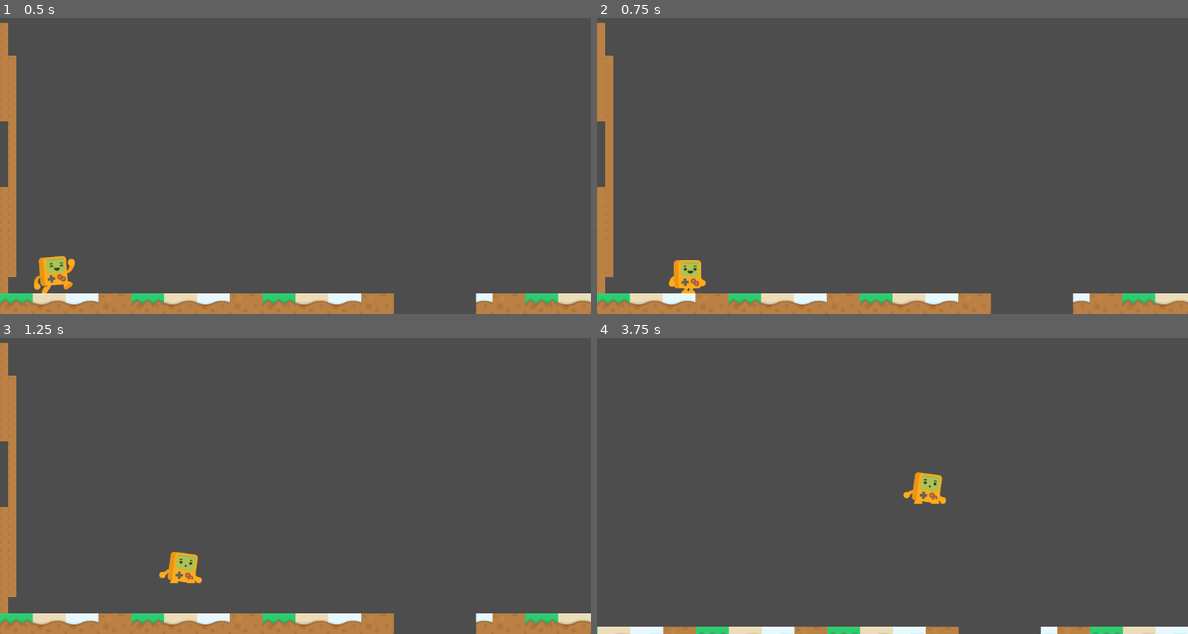
Above: before the commit, frames 1-4 (two rows, left to right).
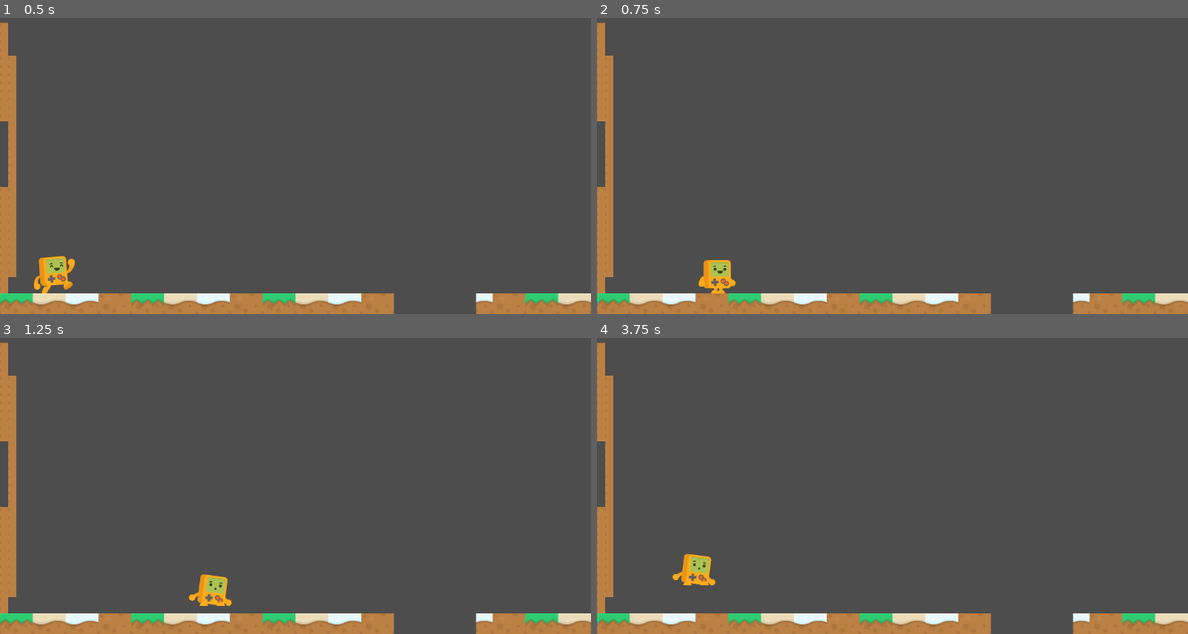
Above: after the commit, the same moments.

Repository: jbduzan/PSGameJam17
Game: Godot game, scene res://scenes/main.tscn
The game is run twice, just before and just after one commit, with the same random seed, the same clock (stepped at 60 frames per second) and the same inputs.
Inputs:
- Up to frame 1 (0.5 s): no input
- Up to frame 2 (0.75 s): tap Enter at 0.5 s; hold Right (ui_right) from 0.53 s (still down); tap Shift (ui_dash, bound only after the commit) at 0.6 s
- Up to frame 3 (1.25 s): keep holding Right (ui_right); tap Space (ui_jump) at 0.77, 0.8, 1.07 s
- Up to frame 4 (3.75 s): tap Space (ui_jump) at 1.35, 1.52, 1.82, 2.3, 3.02, 3.32, 3.6 s; tap Shift (ui_dash, bound only after the commit) at 1.55, 2.1, 2.85 s; release Right (ui_right) at 2.03 s; hold Left (ui_left) 2.03-2.78 s; hold Right (ui_right) from 2.78 s (still down)

Frame 1 is identical in both runs. In frame 2, 1.0% of the frame differs, in the area x 12-24%, y 81-94%; in frame 3, 1.0%; in frame 4, 8.7%, in the area x 0-100%, y 1-100%.

Commit message:
feat: dash

Diff:
--- a/project.godot
+++ b/project.godot
@@ -44,11 +44,23 @@
 , Object(InputEventKey,"resource_local_to_scene":false,"resource_name":"","device":-1,"window_id":0,"alt_pressed":false …(186 unchanged characters)…
 ]
 }
+ui_up={
+"deadzone": 0.5,
+"events": [Object(InputEventKey,"resource_local_to_scene":false,"resource_name":"","device":0,"window_id":0,"alt_pressed":false,"shift_pressed":false,"ctrl_pressed":false,"meta_pressed":false,"pressed":false,"keycode":4194320,"physical_keycode":0,"key_label":0,"unicode":0,"location":0,"echo":false,"script":null)
+, Object(InputEventJoypadButton,"resource_local_to_scene":false,"resource_name":"","device":0,"button_index":11,"pressure":0.0,"pressed":false,"script":null)
+, Object(InputEventJoypadMotion,"resource_local_to_scene":false,"resource_name":"","device":0,"axis":1,"axis_value":-1.0,"script":null)
+, Object(InputEventKey,"resource_local_to_scene":false,"resource_name":"","device":-1,"window_id":0,"alt_pressed":false,"shift_pressed":false,"ctrl_pressed":false,"meta_pressed":false,"pressed":false,"keycode":0,"physical_keycode":87,"key_label":0,"unicode":122,"location":0,"echo":false,"script":null)
+, Object(InputEventKey,"resource_local_to_scene":false,"resource_name":"","device":-1,"window_id":0,"alt_pressed":false,"shift_pressed":false,"ctrl_pressed":false,"meta_pressed":false,"pressed":false,"keycode":0,"physical_keycode":4194320,"key_label":0,"unicode":0,"location":0,"echo":false,"script":null)
+]
+}
 ui_jump={
 "deadzone": 0.5,
 "events": [Object(InputEventKey,"resource_local_to_scene":false,"resource_name":"","device":-1,"window_id":0,"alt_press …(191 unchanged characters)…
-, Object(InputEventKey,"resource_local_to_scene":false,"resource_name":"","device":-1,"window_id":0,"alt_pressed":false,"shift_pressed":false,"ctrl_pressed":false,"meta_pressed":false,"pressed":false,"keycode":0,"physical_keycode":87,"key_label":0,"unicode":122,"location":0,"echo":false,"script":null)
-, Object(InputEventKey,"resource_local_to_scene":false,"resource_name":"","device":-1,"window_id":0,"alt_pressed":false,"shift_pressed":false,"ctrl_pressed":false,"meta_pressed":false,"pressed":false,"keycode":0,"physical_keycode":4194320,"key_label":0,"unicode":0,"location":0,"echo":false,"script":null)
+]
+}
+ui_dash={
+"deadzone": 0.2,
+"events": [Object(InputEventKey,"resource_local_to_scene":false,"resource_name":"","device":-1,"window_id":0,"alt_pressed":false,"shift_pressed":false,"ctrl_pressed":false,"meta_pressed":false,"pressed":false,"keycode":0,"physical_keycode":4194325,"key_label":0,"unicode":0,"location":0,"echo":false,"script":null)
 ]
 }
 
--- a/scripts/player.gd
+++ b/scripts/player.gd
@@ -2,87 +2,37 @@
 
 const SPEED = 350.0 # Base horizontal movement speed
 const GRAVITY = 2000.0 # Gravity when moving upwards
-const JUMP_VELOCITY = -1250.0 # Maximum jump strength
+const JUMP_VELOCITY = -900.0 # Maximum jump strength
 const INPUT_BUFFER_PATIENCE = 0.1 # Input queue patience time
 const COYOTE_TIME = 0.08 # Coyote patience time
-#const ACCELERATION = 1200.0 # Base acceleration
-#const FRICTION = 1400.0 # Base friction
-#const FALL_GRAVITY = 3000.0 # Gravity when falling downwards
-#const FAST_FALL_GRAVITY = 5000.0 # Gravity while holding "fast_fall"
-#const WALL_GRAVITY = 25.0 # Gravity while sliding on a wall
-#const WALL_JUMP_VELOCITY = -700.0 # Maximum wall jump strength
-#const WALL_JUMP_PUSHBACK = 300.0 # Horizontal push strength off walls
-#
-#
-#func _physics_process(delta) -> void:
-	#if !canControl: return
-	#
-	## Get inputs
-	#var horizontal_input := Input.get_axis("ui_left", "ui_right")
-	#var jump_attempted := Input.is_action_just_pressed("ui_jump")
-#
-	## Add the gravity and handle jumping
-	#if jump_attempted or input_buffer.time_left > 0:
-		#if coyote_jump_available: # If jumping on the ground
-			#velocity.y = JUMP_VELOCITY
-			#coyote_jump_available = false
-		#elif is_on_wall() and horizontal_input != 0: # If jumping off a wall
-			#velocity.y = WALL_JUMP_VELOCITY
-			#velocity.x = WALL_JUMP_PUSHBACK * -sign(horizontal_input)
-		#elif jump_attempted: # Queue input buffer if jump was attempted
-			#input_buffer.start()
-#
-	## Shorten jump if jump key is released
-	#if Input.is_action_just_released("ui_jump") and velocity.y < 0:
-		#velocity.y = JUMP_VELOCITY / 4
-#
-	## Apply gravity and reset coyote jump
-	#if is_on_floor():
-		#coyote_jump_available = true
-		#coyote_timer.stop()
-	#else:
-		#if coyote_jump_available:
-			#if coyote_timer.is_stopped():
-				#coyote_timer.start()
-		#velocity.y += get_gravity(horizontal_input) * delta
-#
-	## HYandle horizontal motion and friction
-	#var floor_damping := 1.0 if is_on_floor() else 0.2 # Set floor damping, friction is less when in air
-	#var dash_multiplier := 2 if Input.is_action_pressed("dash") else 1
-	#if horizontal_input:
-		#velocity.x = move_toward(velocity.x, horizontal_input * SPEED * dash_multiplier, ACCELERATION * delta)
-	#else:
-		#velocity.x = move_toward(velocity.x, 0, (FRICTION * delta) * floor_damping)
-#
-	## Apply velocity
-	#move_and_slide()
-#
-### Returns the gravity based on the state of the player
-#func get_gravity(input_dir : float = 0) -> float:
-	#if Input.is_action_pressed("fast_fall"):
-		#return FAST_FALL_GRAVITY
-	#if is_on_wall_only() and velocity.y > 0 and input_dir != 0:
-		#return WALL_GRAVITY
-	#return GRAVITY if velocity.y < 0 else FALL_GRAVITY
-#
-enum States {IDLE, RUNNING, JUMPING, FALLING}
+const DASH_SPEED_X = 900
+const DASH_SPEED_Y = 350
+
+enum States {IDLE, RUNNING, JUMPING, FALLING, DASHING}
 
 var state: States = States.IDLE: set = set_state
 var previousState: States = States.IDLE
+var previousVelocity: Vector2
+var currentGravity = GRAVITY
 
-var input_buffer : Timer # Reference to the input queue timer
-var coyote_timer : Timer # Reference to the coyote timer
+var input_buffer: Timer
+var coyote_timer: Timer
+var dashTimer: Timer
 var coyote_jump_available := true
 #var canControl = true
 #
 func _ready() -> void:
-	# Set up input buffer timer
 	input_buffer = Timer.new()
 	input_buffer.wait_time = INPUT_BUFFER_PATIENCE
 	input_buffer.one_shot = true
 	add_child(input_buffer)
 
-	# Set up coyote timer
+	dashTimer = Timer.new()
+	dashTimer.wait_time = .1
+	dashTimer.one_shot = true
+	add_child(dashTimer)
+	dashTimer.timeout.connect(dash_timeout)
+
 	coyote_timer = Timer.new()
 	coyote_timer.wait_time = COYOTE_TIME
 	coyote_timer.one_shot = true
@@ -92,16 +42,22 @@
 func coyote_timeout() -> void:
 	coyote_jump_available = false
 
+func dash_timeout() -> void:
+	var horizontal_input = Input.get_action_strength("ui_right") - Input.get_action_strength("ui_left")
+
+	if not is_on_floor():
+		state = States.FALLING
+	elif horizontal_input != 0:
+		state = States.RUNNING
+	else:
+		state = States.IDLE
+
+
 func _physics_process(delta):
 	const GROUND_STATES := [States.IDLE, States.RUNNING]
 
 	var horizontal_input = Input.get_action_strength("ui_right") - Input.get_action_strength("ui_left")
-
-	if state in [States.IDLE] and horizontal_input != 0:
-		state = States.RUNNING
-
-	if state in [States.RUNNING] and horizontal_input == 0:
-		state = States.IDLE
+	var vertical_input = Input.get_action_strength("ui_up")
 
 	if Input.is_action_just_pressed("ui_jump"):
 		if state in GROUND_STATES:
@@ -109,16 +65,20 @@
 		else:
 			input_buffer.start()
 
-	velocity.x = horizontal_input * SPEED
-	velocity.y += GRAVITY * delta
+	if Input.is_action_just_pressed("ui_dash") and horizontal_input != 0:
+		state = States.DASHING
 
 	match state:
-		States.RUNNING, States.IDLE:
-			coyote_jump_available = true
-			coyote_timer.stop()
+		States.RUNNING:
+			if horizontal_input == 0:
+				state = States.IDLE
+			else:
+				velocity.x = horizontal_input * SPEED
+				coyote_jump_available = true
+				coyote_timer.stop()
 
-			if input_buffer.time_left > 0:
-				state = States.JUMPING
+				if input_buffer.time_left > 0:
+					state = States.JUMPING
 		States.JUMPING:
 			if coyote_jump_available:
 				velocity.y = JUMP_VELOCITY
@@ -131,14 +91,36 @@
 
 			if Input.is_action_just_released("ui_jump") and velocity.y < 0:
 				velocity.y *= 0.3
+
+			velocity.x = horizontal_input * SPEED
+			velocity.x = lerp(previousVelocity.x, velocity.x, .1)
+		States.DASHING:
+			velocity.y = vertical_input * DASH_SPEED_Y * -1
+			velocity.x = -1 * DASH_SPEED_X if horizontal_input < 0 else 1 * DASH_SPEED_X
 		States.IDLE:
-			velocity = Vector2.ZERO
+			if horizontal_input != 0:
+				state = States.RUNNING
+			else:
+				velocity.x = 0
+				coyote_jump_available = true
+				coyote_timer.stop()
+
+				if input_buffer.time_left > 0:
+					state = States.JUMPING
+
+	velocity.y += currentGravity * delta
+	velocity.y = lerp(previousVelocity.y, velocity.y, .8)
+
+	previousVelocity = velocity
 
 	move_and_slide()
 
 func set_state(newState: int) -> void:
 	previousState = state
 	state = newState
+
+	if previousState == States.DASHING:
+		currentGravity = GRAVITY
 
 	match state:
 		States.IDLE:
@@ -158,6 +140,10 @@
 			print("JUMPING")
 		States.FALLING:
 			print("FALLING")
+		States.DASHING:
+			currentGravity = 0
+			dashTimer.start()
+			print("DASHING")
 
 func death():
 	#canControl = false
@@ -168,6 +154,8 @@
 func win():
 	#canControl = false
 	visible = false
+	await get_tree().create_timer(1).timeout
+	reset()
 
 func reset():
 	await get_tree().reload_current_scene()
